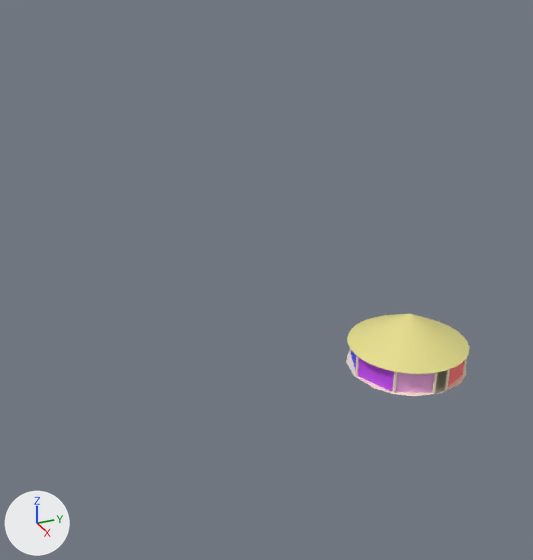
The Blender file Into A Dream Assets/MagicalWorld.blend as it was, and as the next commit left it.
Both versions are drawn from a 50 mm lens placed at (3812.0, -2822.0, 2777.0), pointed at (11.0, -1111.0, 876.0). Lighting does not change. The marker at lower left points along +X, +Y and +Z.

Names of what the first picture shows: 'magical_house_ceiling', 'magical_house_curtain_2', 'magical_house_curtain_7', 'magical_house_floor'.
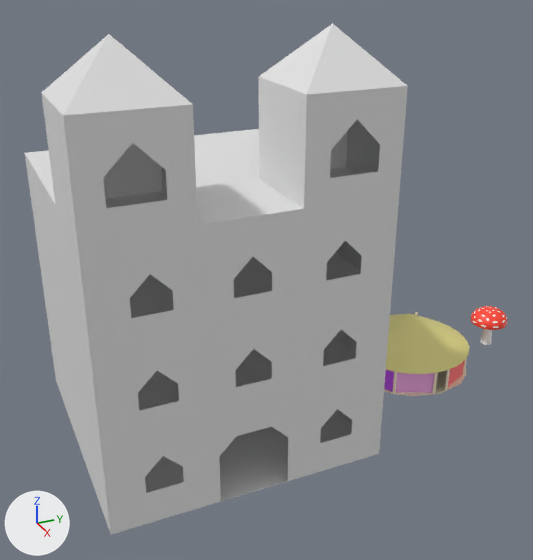
The change, as a diff of the scene's bpy script:
```diff
--- a/Into A Dream Assets/MagicalWorld.blend.py
+++ b/Into A Dream Assets/MagicalWorld.blend.py
@@ me_cube_020 @@
+me_cube_020.from_pydata([(-1.0, -1.0, -1.0), (0.0, 0.0, 1000.0), (-1.0, 1.0, -1.0), (1.0, -1.0, -1.0), (1.0, 1.0, -1.0)], [], [(0, 1, 2), (2, 1, 4), (4, 1, 3), (3, 1, 0)])
@@ ob_mushroom_tree_trunk @@
 ob_mushroom_tree_trunk.scale = (20.0, 20.0, 80.0)
-ob_mushroom_tree_trunk.hide_set(True)  # its collection is switched off
@@ ob_mushroom_tree_hat @@
 ob_mushroom_tree_hat.scale = (100.0, 100.0, 70.0)
-ob_mushroom_tree_hat.hide_set(True)  # its collection is switched off
@@ ob_torre_esquerda_teto @@
+ob_torre_esquerda_teto = bpy.data.objects.new('torre esquerda teto', me_cube_020)
+ob_torre_esquerda_teto.location = (545.0, -2083.0, 2156.0)
+ob_torre_esquerda_teto.scale = (269.0, 269.0, 0.269)
@@ ob_torre_direita_teto @@
+ob_torre_direita_teto = bpy.data.objects.new('torre direita teto', me_cube_020.copy())
+ob_torre_direita_teto.location = (545.0, -1005.0, 2156.0)
+ob_torre_direita_teto.scale = (269.0, 269.0, 0.269)
@@ ob_torre_esquerda_direita @@
+ob_torre_esquerda_direita = bpy.data.objects.new('torre esquerda direita', me_cube_015)  # a box spanning x -1.0..1.0, y -1.0..1.0, z -1.0..1.0
+ob_torre_esquerda_direita.location = (545.0, -1814.0, 1886.0)
+ob_torre_esquerda_direita.scale = (269.0, 0.269, 269.0)
@@ ob_torre_esquerda_esquerda @@
+ob_torre_esquerda_esquerda = bpy.data.objects.new('torre esquerda esquerda', me_cube_015.copy())
+ob_torre_esquerda_esquerda.location = (545.0, -2353.0, 1886.0)
+ob_torre_esquerda_esquerda.scale = (269.0, 0.269, 269.0)
@@ ob_torre_direita_direita @@
+ob_torre_direita_direita = bpy.data.objects.new('torre direita direita', me_cube_015.copy())
+ob_torre_direita_direita.location = (545.0, -1275.0, 1886.0)
+ob_torre_direita_direita.scale = (269.0, 0.269, 269.0)
@@ ob_torre_direita_esquerda @@
+ob_torre_direita_esquerda = bpy.data.objects.new('torre direita esquerda', me_cube_015.copy())
+ob_torre_direita_esquerda.location = (545.0, -736.0, 1886.0)
+ob_torre_direita_esquerda.scale = (269.0, 0.269, 269.0)
@@ ob_torre_direita_trás @@
+ob_torre_direita_trás = bpy.data.objects.new('torre direita trás', me_cube_015.copy())
+ob_torre_direita_trás.location = (276.0, -1005.0, 1886.0)
+ob_torre_direita_trás.scale = (0.269, 269.0, 269.0)
@@ ob_torre_esquerda_trás @@
+ob_torre_esquerda_trás = bpy.data.objects.new('torre esquerda trás', me_cube_015.copy())
+ob_torre_esquerda_trás.location = (276.0, -2083.0, 1886.0)
+ob_torre_esquerda_trás.scale = (0.269, 269.0, 269.0)
@@ ob_torre_direita_frente @@
+ob_torre_direita_frente = bpy.data.objects.new('torre direita frente', me_cube_001)  # 48 vertices, 44 faces; spans x -1.0..1.0, y -1.0..1.0, z -1.0..1.0
+ob_torre_direita_frente.location = (815.0, -1005.0, 1886.0)
+ob_torre_direita_frente.scale = (0.269, 269.0, 269.0)
@@ ob_torre_esquerda_frente @@
+ob_torre_esquerda_frente = bpy.data.objects.new('torre esquerda frente', me_cube)  # 48 vertices, 44 faces; spans x -1.0..1.0, y -1.0..1.0, z -1.0..1.0
+ob_torre_esquerda_frente.location = (815.0, -2083.0, 1886.0)
+ob_torre_esquerda_frente.scale = (0.269, 269.0, 269.0)
@@ ob_piso_2 @@
+ob_piso_2 = bpy.data.objects.new('piso 2', me_cube_015.copy())
+ob_piso_2.location = (7.0, -1544.0, 1064.0)
+ob_piso_2.scale = (808.0, 808.0, 0.269)
@@ ob_piso_1 @@
+ob_piso_1 = bpy.data.objects.new('piso 1', me_cube_015.copy())
+ob_piso_1.location = (7.0, -1544.0, 524.0)
+ob_piso_1.scale = (808.0, 808.0, 0.269)
@@ ob_teto @@
+ob_teto = bpy.data.objects.new('teto', me_cube_015.copy())
+ob_teto.location = (7.0, -1544.0, 1617.0)
+ob_teto.scale = (808.0, 808.0, 0.269)
@@ ob_parede_frente @@
+ob_parede_frente = bpy.data.objects.new('parede frente ', me_cube_007)  # 356 vertices, 331 faces, 1 loose edge; spans x -1.0..1.0, y -1.0..1.0, z -1.0..1.0
+ob_parede_frente.location = (815.0, -1544.0, 809.0)
+ob_parede_frente.scale = (0.269, 808.0, 808.0)
@@ ob_parede_2 @@
+ob_parede_2 = bpy.data.objects.new('parede 2', me_cube_015.copy())
+ob_parede_2.location = (7.0, -2353.0, 809.0)
+ob_parede_2.scale = (808.0, 0.269, 808.0)
@@ ob_parede_1 @@
+ob_parede_1 = bpy.data.objects.new('parede 1', me_cube_015.copy())
+ob_parede_1.location = (7.0, -736.0, 809.0)
+ob_parede_1.scale = (808.0, 0.269, 808.0)
@@ ob_chao @@
+ob_chao = bpy.data.objects.new('chao', me_cube_015.copy())
+ob_chao.location = (7.0, -1544.0, 0.0)
+ob_chao.scale = (808.0, 808.0, 0.269)
```

Changed parts and their boxes (x1, y1, x2, y2) in the pictures (533 x 560 px):
'parede frente ', added: after (78, 194, 399, 535)
'torre esquerda frente', added: after (63, 104, 198, 243)
'parede 2', added: after (25, 154, 111, 534)
'torre direita frente', added: after (304, 86, 408, 209)
'teto', added: after (25, 129, 358, 224)
'torre esquerda teto', added: after (42, 34, 192, 115)
'torre direita teto', added: after (259, 23, 407, 94)
'chao', added: after (145, 409, 352, 501)
'torre direita direita', added: after (259, 77, 307, 208)
'piso 2', added: after (130, 253, 361, 318)
'piso 1', added: after (138, 335, 356, 411)
'torre esquerda esquerda', added: after (41, 92, 78, 243)
'torre esquerda trás', added: after (103, 143, 163, 199)
'torre direita esquerda', added: after (346, 119, 402, 174)
'mushroom_tree_hat', shown: after (471, 306, 507, 330)
'parede 1', added: after (335, 241, 395, 450)
'torre direita trás', added: after (330, 131, 348, 169)
'mushroom_tree_trunk', shown: after (480, 329, 492, 345)
'torre esquerda direita', added: after (161, 120, 198, 219)
